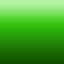
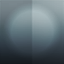
Layer changes from the first 64×64 image to the second:
added group "Group 3 copy 2" with 7 layers above "Group 3 copy" over box(0, 0, 64, 64)
added group "Group 2" (1st of 3, in "Group 3 copy 2") with 6 layers in group "Group 3 copy 2" over box(0, 0, 64, 64)
added layer "ToonRamp-Blue copy" (soft light) in group "Group 2" over box(0, 0, 64, 64)
added layer "Layer 1" (1st of 3, in "Group 3 copy 2" › "Group 2") (92%) in group "Group 2" over box(0, 0, 64, 64)
added layer "ToonRamp" (1st of 3, in "Group 3 copy 2" › "Group 2") in group "Group 2" over box(0, 0, 64, 64)
hid group "Green" (1st of 2) (1 layers) over box(0, 0, 64, 64)
showed "ToonRamp-Blue" over box(0, 0, 64, 64)
